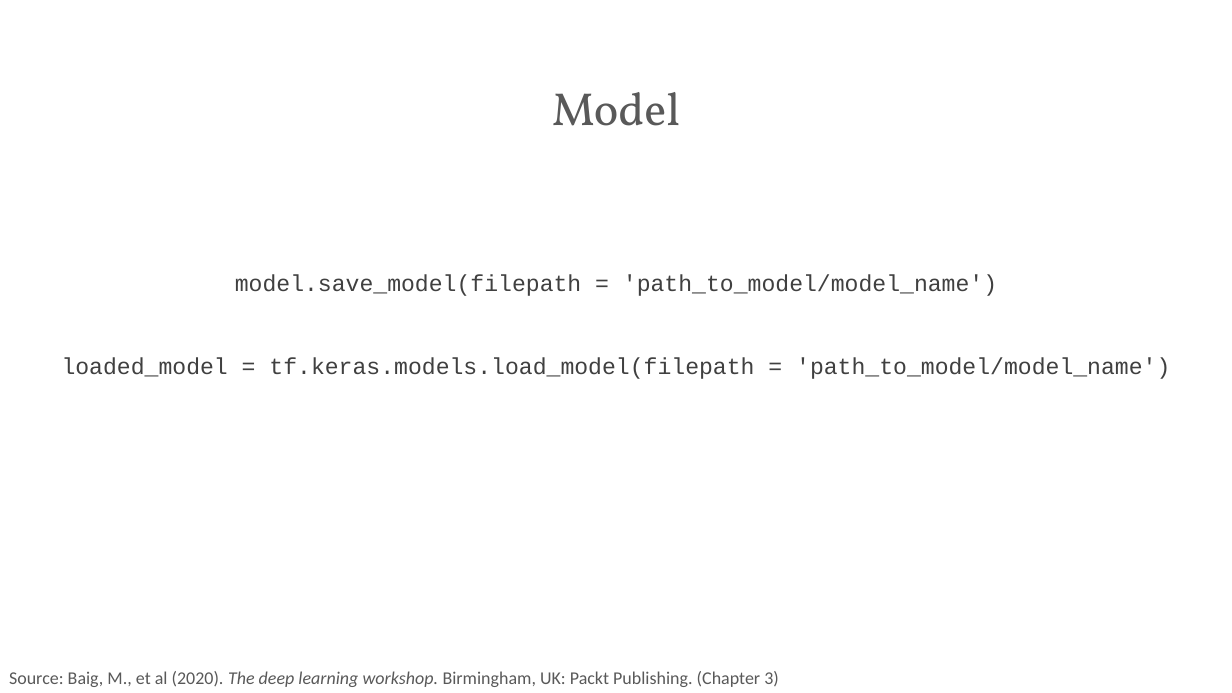
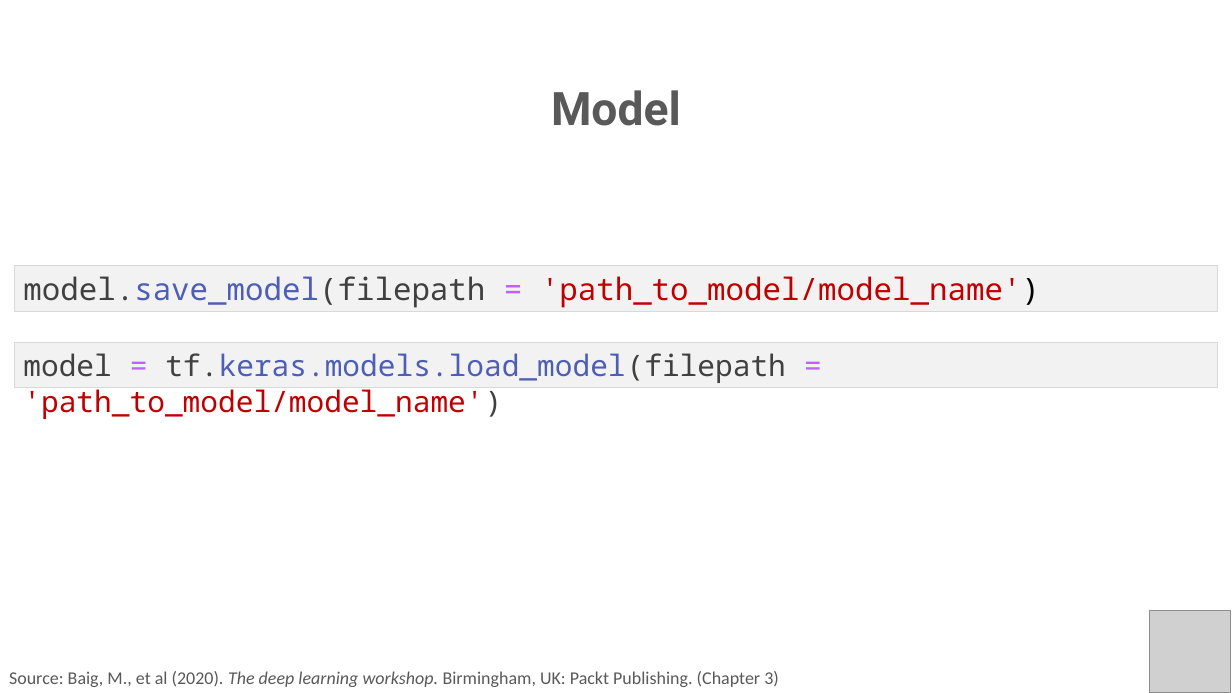
Before and after one commit to PracticumAI/transfer, a slide deck: slide 11 of presentations/02_transfer_learn.pptx. Drawn at 1232x693 pixels with LibreOffice and Linux fonts; fonts in the diff are those of the drawing; grey boxes stand for pictures. Boxes give left, top, right and bottom in pixels: in the first picture for what was removed or moved away, otherwise in the second. Text is boxed around its words. In the diff, an @@ line names an element or a change of style, - is before the commit and + after.

```diff
--- a/presentations/02_transfer_learn.pptx
+++ b/presentations/02_transfer_learn.pptx
@@ title "Model" at (551, 90, 681, 126): font Vollkorn to Roboto, bold on @@
@@ rectangle "model.save_model(filepath = 'path_to_model/model_name')": place and size @@
-rectangle "model.save_model(filepath = 'path_to_model/model_name')" at (235, 275, 997, 296)
+rectangle "model.save_model(filepath = 'path_to_model/model_name')" at (14, 265, 1218, 311)
@@ rectangle "model.save_model(filepath = 'path_to_model/model_name')" at (14, 265, 1218, 311): size 18 to 24 pt, font Courier New to Noto Sans Mono; text colour #404040 to #4D5EB6 in "model.save_model(filepath"; text colour #404040 to #BD62FF in "="; text colour #404040 to #C00000, text colour #404040 to #000000 in "'path_to_model/model_name')"; alignment centre to left; fill none to #F2F2F2; outline none to #D9D9D9 0.75 pt @@
@@ rectangle "model = tf.keras.models.load_model(filepath = 'path_to_model ...": place and size @@
-rectangle "model = tf.keras.models.load_model(filepath = 'path_to_model ..." at (62, 357, 1170, 379)
+rectangle "model = tf.keras.models.load_model(filepath = 'path_to_model ..." at (14, 343, 1218, 388)
@@ rectangle "model = tf.keras.models.load_model(filepath = 'path_to_model ..." at (14, 343, 1218, 388): fill none to #F2F2F2; outline none to #D9D9D9 0.75 pt @@
@@ text in rectangle at (23, 353, 786, 419): text changed; size 18 to 23 pt; font Courier New to Noto Sans Mono; text colour #404040 to #C00000 @@
-loaded_model = tf.keras.models.load_model(filepath = 'path_to_model/model_name')
+model = tf.keras.models.load_model(filepath = 'path_to_model/model_name')
@@ picture added at (1150, 611, 1231, 693) @@
```
Also in this commit, not shown: 14 other slides changed.
